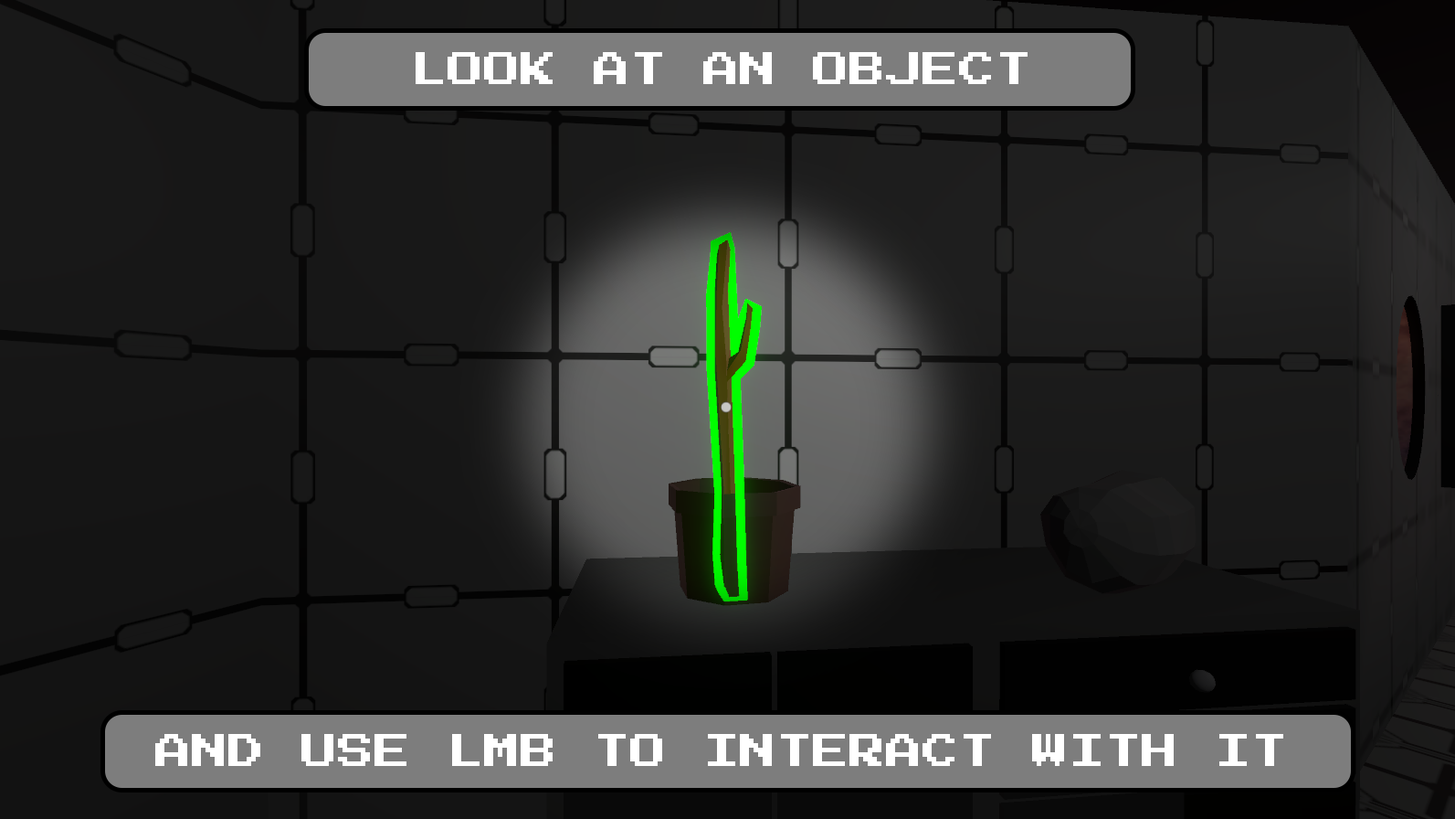
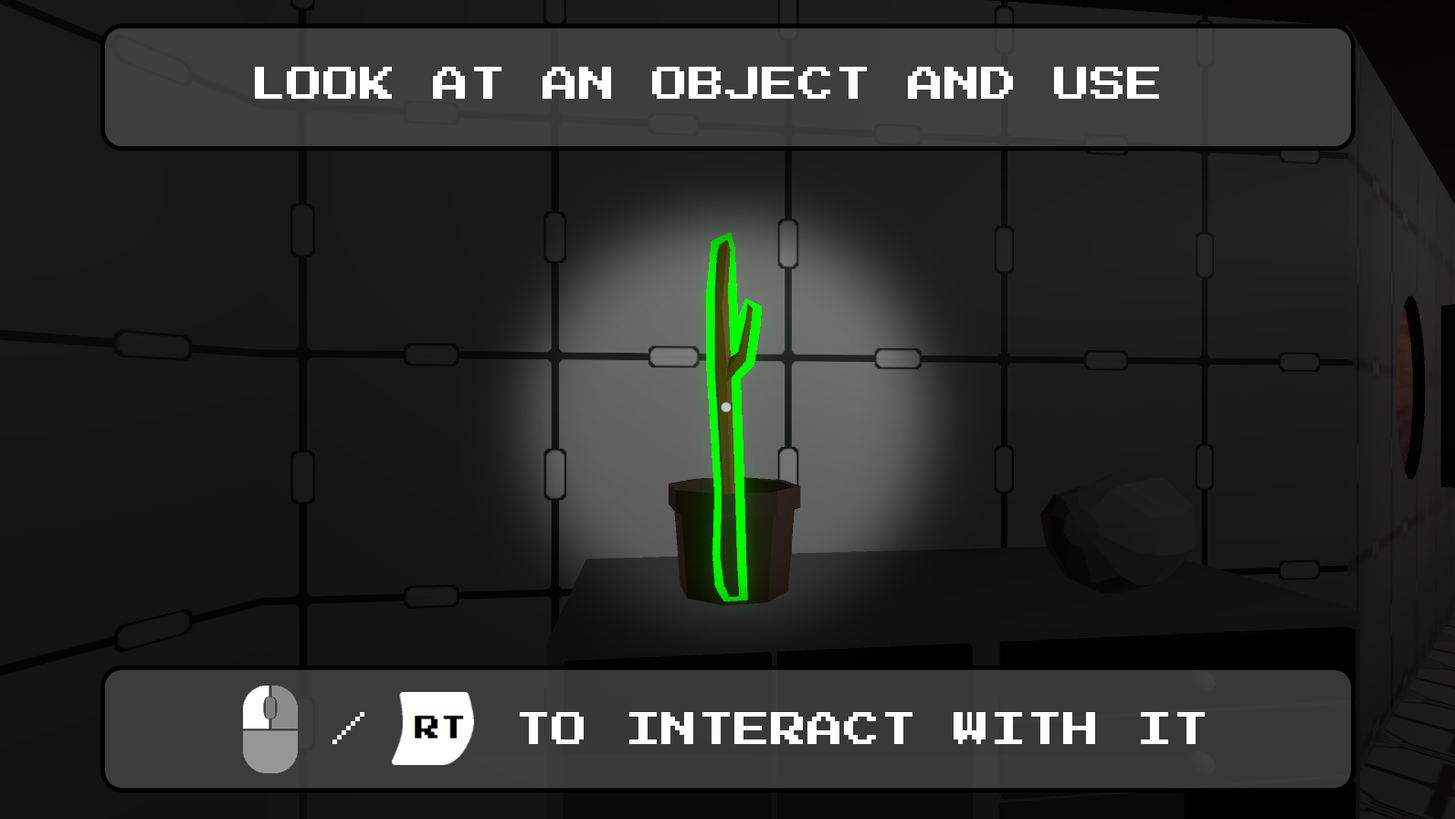
The second w=1455, h=819 image is a revision of the first. Changes to its layers:
added layer "Layer 4" above "Layer 6" over [391, 691, 475, 765]
added layer "Layer 6" above "/ to interact with it" over [243, 685, 298, 773]
added layer "/ to interact with it" above "Jump With Space" over [332, 711, 1206, 744]
painted on "Jump With Space" over [155, 52, 1284, 766]
added layer "Rectangle 1 copy 3" above "Rectangle 1 copy 2" over [100, 23, 1356, 151]
painted on "Rectangle 1 copy 2" over [100, 665, 1356, 788]
removed layer "Rectangle 1 copy" over [304, 28, 1136, 111]
